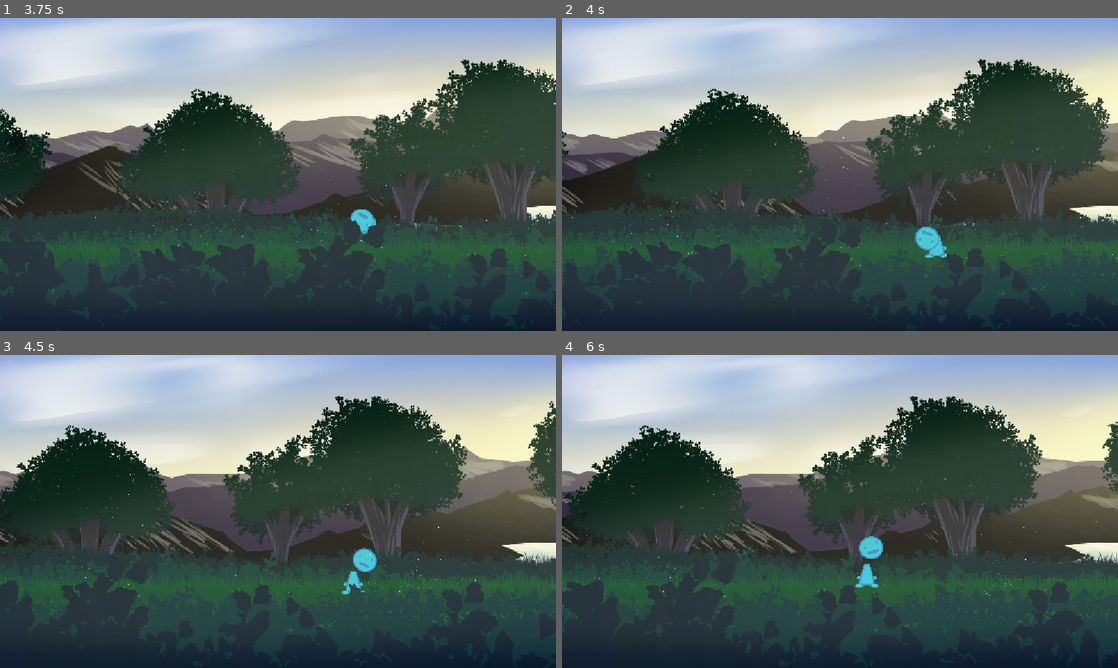
Above: before the commit, frames 1-4 (two rows, left to right).
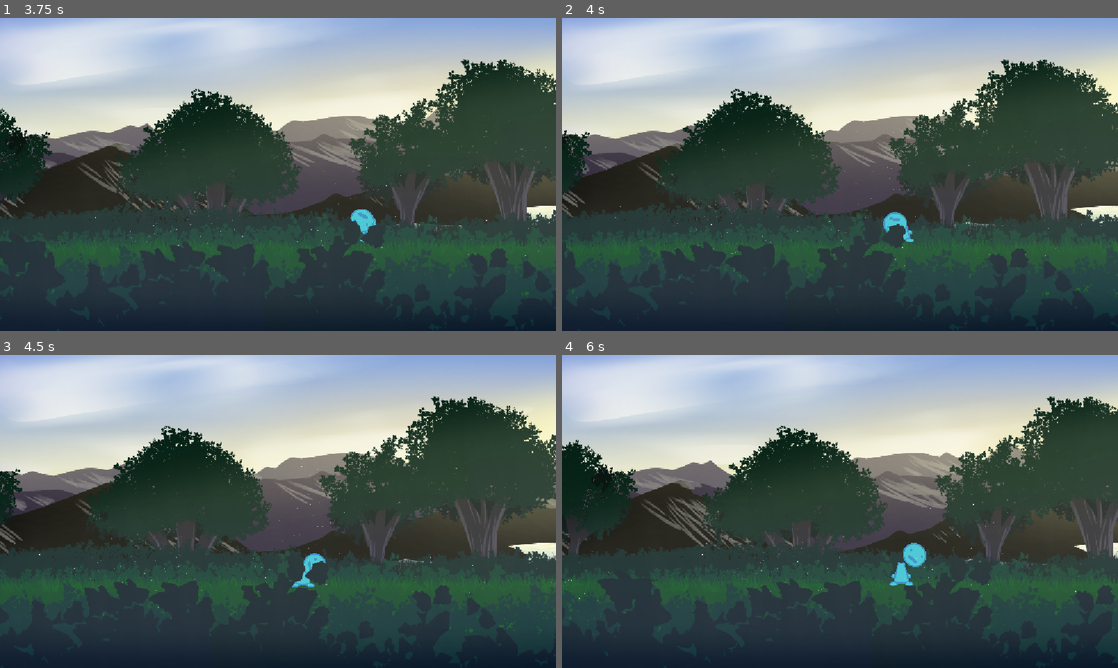
Above: after the commit, the same moments.

Repository: average4136/head-over-heels-game
Game: Godot game, scene res://Scenes/level-main.tscn
The game is run twice, just before and just after one commit, with the same random seed, the same clock (stepped at 60 frames per second) and the same inputs. This scene is started directly instead of the project's main scene.
Inputs:
- Up to frame 1 (3.75 s): tap Enter (ui_accept) at 0.5 s; hold D (move_right) 0.53-2.03 s; tap Space (jump) at 0.77, 1.52, 3.02 s; hold A (move_left) 2.03-2.78 s; hold D (move_right) from 2.78 s (still down)
- Up to frame 2 (4 s): keep holding D (move_right); tap Space (jump) at 3.77 s
- Up to frame 3 (4.5 s): release D (move_right) at 4.28 s; hold A (move_left) from 4.28 s (still down)
- Up to frame 4 (6 s): tap Space (jump) at 4.52 s; release A (move_left) at 5.03 s; hold D (move_right) 5.03-5.78 s; hold A (move_left) from 5.78 s (still down)

Frame 1 is identical in both runs. In frame 2, 13% of the frame differs, in the area x 0-100%, y 13-94%; in frame 3, 25%; in frame 4, 28%.

Commit message:
Update level-main.tscn

Diff:
--- a/Scenes/level-main.tscn
+++ b/Scenes/level-main.tscn
@@ -77,11 +77,11 @@
 script = ExtResource("5_mumxs")
 
 [node name="CollisionShape2D" type="CollisionShape2D" parent="PLAYER" unique_id=137842750]
-position = Vector2(-4851, -5614)
+position = Vector2(-1191, -5396)
 shape = SubResource("RectangleShape2D_yf5fn")
 
 [node name="CollisionShape2D2" type="CollisionShape2D" parent="PLAYER" unique_id=1217231400]
-position = Vector2(10628, -5685)
+position = Vector2(2835, -5391)
 shape = SubResource("RectangleShape2D_yf5fn")
 
 [node name="Hitboxes" type="Sprite2D" parent="." unique_id=1306339180]
